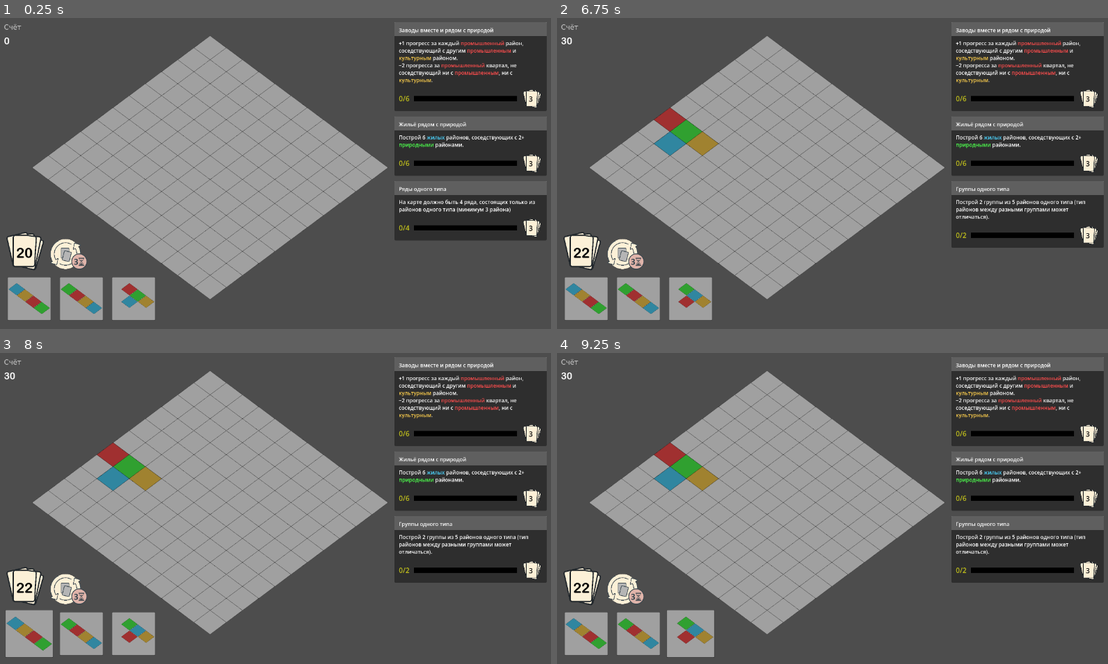
Above: before the commit, frames 1-4 (two rows, left to right).
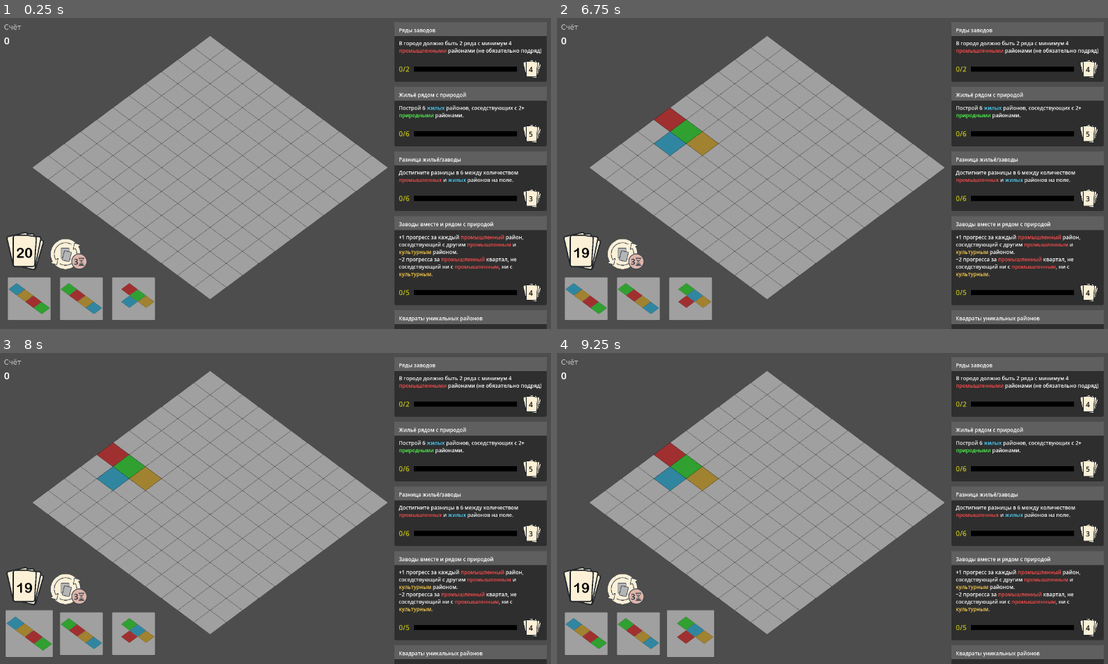
Above: after the commit, the same moments.

Repository: Suruks/Deck-and-Districts-Godot
Game: Godot game, scene res://main.tscn
Same seed, same stepped clock (60 frames per second), same inputs: the game is played once before the commit and once after it.
Inputs (mouse positions are in pixels of both pictures, inside the frame that each line leads up to):
- Up to frame 1 (0.25 s): no input
- Up to frame 2 (6.75 s): click (623, 254) at 0.52 s; click (623, 254) at 1.27 s; click (623, 254) at 2.02 s; tap Enter at 2.75, 4.25, 5.75 s; drag from (584, 297) to (887, 105) at 2.77 s; tap Space at 3.5, 5, 6.5 s; drag from (639, 297) to (799, 235) at 3.52 s; move the mouse to (689, 297) at 4.27 s; click (689, 297) at 4.42 s; drag from (799, 235) to (639, 297) at 5.02 s; move the mouse to (997, 220) at 5.77 s; click (997, 220) at 5.92 s; drag from (661, 126) to (689, 297) at 6.52 s
- Up to frame 3 (8 s): move the mouse to (27, 632) at 7.27 s; click (27, 632) at 7.42 s
- Up to frame 4 (9.25 s): drag from (639, 632) to (716, 524) at 8.02 s; drag from (689, 632) to (887, 440) at 8.77 s

The runs differ from the first frame. In frame 1, 18% of the frame differs, in the area x 71-100%, y 3-100%; in frame 2, 18%; in frame 3, 18%; in frame 4, 18%.

Commit message:
rewards rebalanced

Diff:
--- a/QuestDeck.gd
+++ b/QuestDeck.gd
@@ -41,7 +41,7 @@
 	q1.short_desc = "Дома рядом с природой"
 	q1.description = colorize_text("+1 прогресс за каждый жилой район, соседствующий с природным. \n−1 прогресс за жилой район без природного рядом.")
 	q1.reward_cards = 3
-	q1.target_progress = 5
+	q1.target_progress = 6
 	quests.append(q1)
 
 	# 2 — Баланс индустрии
@@ -50,16 +50,16 @@
 	q2.short_desc = "Заводы вместе и рядом с природой"
 	q2.description = colorize_text("+1 прогресс за каждый промышленный район, соседствующий с другим промышленным и культурным районом.\n−2 прогресса за промышленный квартал, не соседствующий ни с промышленным, ни с культурным.")
 	q2.reward_cards = 4
-	q2.target_progress = 6
+	q2.target_progress = 5
 	quests.append(q2)
 
 	# 3 — Комфортные окраины
 	var q3 = Quest.new()
 	q3.quest_type = "cozy_suburbs"
 	q3.short_desc = "Дома на краю без заводов"
-	q3.description = colorize_text("Построй 7 жилых района на краю поля, которые не касаются промышленных.")
-	q3.reward_cards = 4
-	q3.target_progress = 7
+	q3.description = colorize_text("Построй 6 жилых районов на краю поля, которые не касаются промышленных.")
+	q3.reward_cards = 3
+	q3.target_progress = 6
 	#quests.append(q3)
 
 	# 4 — Сердце культуры
@@ -103,7 +103,7 @@
 	q8.quest_type = "eco_industry"
 	q8.short_desc = "Промышленные рядом"
 	q8.description = colorize_text("Каждый промышленный район должен соседствовать с другим промышленным. В игре должно быть минимум 6 промышленных районов.")
-	q8.reward_cards = 3
+	q8.reward_cards = 4
 	q8.target_progress = 6
 	quests.append(q8)
 
@@ -112,7 +112,7 @@
 	q10.quest_type = "eco_homes"
 	q10.short_desc = "Жильё рядом с природой"
 	q10.description = colorize_text("Построй 3 жилых района, соседствующих минимум с 3 природными.")
-	q10.reward_cards = 5
+	q10.reward_cards = 4
 	q10.target_progress = 3
 	quests.append(q10)
 
@@ -121,7 +121,7 @@
 	q11.quest_type = "diagonal_city"
 	q11.short_desc = "Диагональные линии"
 	q11.description = colorize_text("Построй 3 диагональные линии из 3 районов одного типа (тип разных линий может отличаться).")
-	q11.reward_cards = 5
+	q11.reward_cards = 4
 	q11.target_progress = 3
 	quests.append(q11)
 
@@ -148,16 +148,16 @@
 	q14.quest_type = "natural_balance"
 	q14.short_desc = "+1 за природу, -1 за заводы"
 	q14.description = colorize_text("+1 прогресс за каждый природный район. -1 прогресса за каждый промышленный.")
-	q14.reward_cards = 4
+	q14.reward_cards = 3
 	q14.target_progress = 6
 	quests.append(q14)
 
 	# 14 — Культурная уединённость
 	var q15 = Quest.new()
 	q15.quest_type = "culture_isolation"
-	q15.short_desc = "Природные изолированы"
+	q15.short_desc = "Природные на углах"
 	q15.description = colorize_text("Построй 6 природных районов, соседствующих не больше, чем с двумя другими районами.")
-	q15.reward_cards = 4
+	q15.reward_cards = 3
 	q15.target_progress = 6
 	quests.append(q15)
 
@@ -193,7 +193,7 @@
 	q19.quest_type = "industrial_control"
 	q19.short_desc = "Промышленные окружены"
 	q19.description = colorize_text("+1 прогресс за каждый промышленный район, окружённый другими районами. -2 прогресса за каждый промышленный район, окружённый менее чем с 3 сторон.")
-	q19.reward_cards = 4
+	q19.reward_cards = 3
 	q19.target_progress = 5
 	quests.append(q19)
 
@@ -202,7 +202,7 @@
 	q20.quest_type = "diverse_block"
 	q20.short_desc = "Разные типы 3x3"
 	q20.description = colorize_text("Построй область 3x3, где каждый район отличается по типу от всех соседей.")
-	q20.reward_cards = 4
+	q20.reward_cards = 3
 	q20.target_progress = 1
 	quests.append(q20)
 
@@ -210,7 +210,7 @@
 	q21.quest_type = "diverse_neighbors"
 	q21.short_desc = "4 района с разными соседями"
 	q21.description = colorize_text("Построй 4 района, у которых 4 соседа разных типов.")
-	q21.reward_cards = 4
+	q21.reward_cards = 5
 	q21.target_progress = 4
 	quests.append(q21)
 
@@ -226,16 +226,16 @@
 	q23.quest_type = "neighboring_nature"
 	q23.short_desc = "Жильё рядом с природой"
 	q23.description = colorize_text("Построй 6 жилых районов, соседствующих с 2+ природными районами.")
-	q23.reward_cards = 4
+	q23.reward_cards = 5
 	q23.target_progress = 6
 	quests.append(q23)
 
 	var q24 = Quest.new()
 	q24.quest_type = "residential_isolation"
 	q24.short_desc = "Жильё без заводов рядом"
-	q24.description = colorize_text("Построй 5 жилых районов, у которых нет промышленного района в радиусе 2-х клеток")
-	q24.reward_cards = 4
-	q24.target_progress = 5
+	q24.description = colorize_text("Построй 4 жилых района, у которых нет промышленного района в радиусе 2-х клеток")
+	q24.reward_cards = 3
+	q24.target_progress = 4
 	quests.append(q24)
 
 	var q25 = Quest.new()
@@ -284,7 +284,7 @@
 	q30.description = colorize_text("Построй 8 жилых районов без промышленных соседей")
 	q30.reward_cards = 5
 	q30.target_progress = 8
-	quests.append(q30)
+	#quests.append(q30)
 
 	var q31 = Quest.new()
 	q31.quest_type = "mixed_rows"
@@ -298,7 +298,7 @@
 	q32.quest_type = "unique_squares"
 	q32.short_desc = "Квадраты уникальных районов"
 	q32.description = colorize_text("Построй 4 квадрата 2x2, где каждый из 4-х районов уникален.")
-	q32.reward_cards = 4
+	q32.reward_cards = 3
 	q32.target_progress = 5
 	quests.append(q32)
 
@@ -308,5 +308,5 @@
 	if quests.is_empty():
 		return null
 	var q = quests.pop_front()
-	q.reward_cards *= 0.75   # ВРЕМЕННОЕ УВЕЛИЧЕНИЕ СЛОЖНОСТИ
+	#q.reward_cards *= 0.75   # ВРЕМЕННОЕ УВЕЛИЧЕНИЕ СЛОЖНОСТИ
 	return q
--- a/QuestManager.gd
+++ b/QuestManager.gd
@@ -16,7 +16,7 @@
 	quest_ui_scene_ref = _quest_ui_scene
 
 # Настройка квестов
-func setup_quests(count := 3):
+func setup_quests(count := 5):
 	if quest_ui_scene_ref == null or not is_instance_valid(active_quests_container):
 		printerr("QuestManager: невозможно настроить квесты.")
 		return
